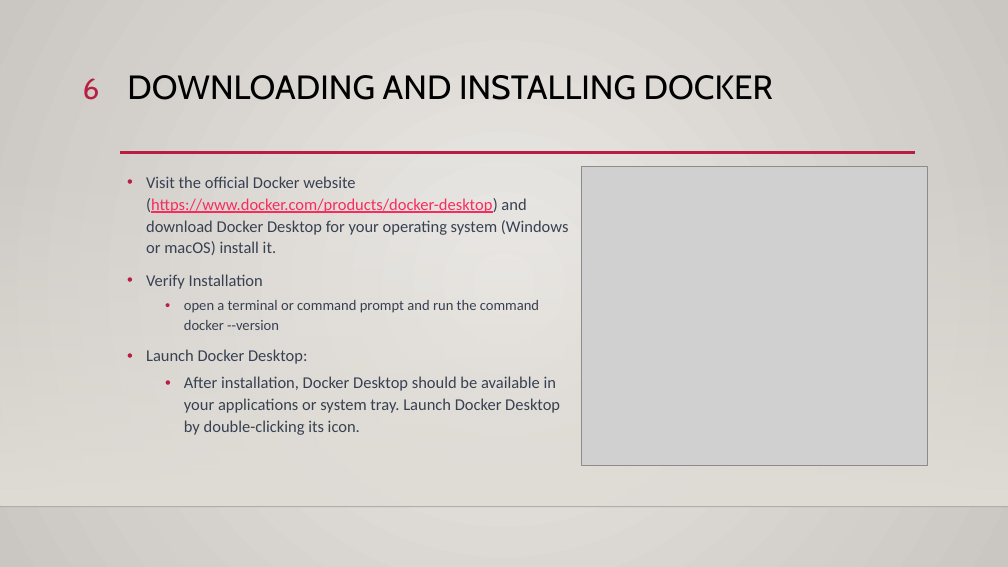
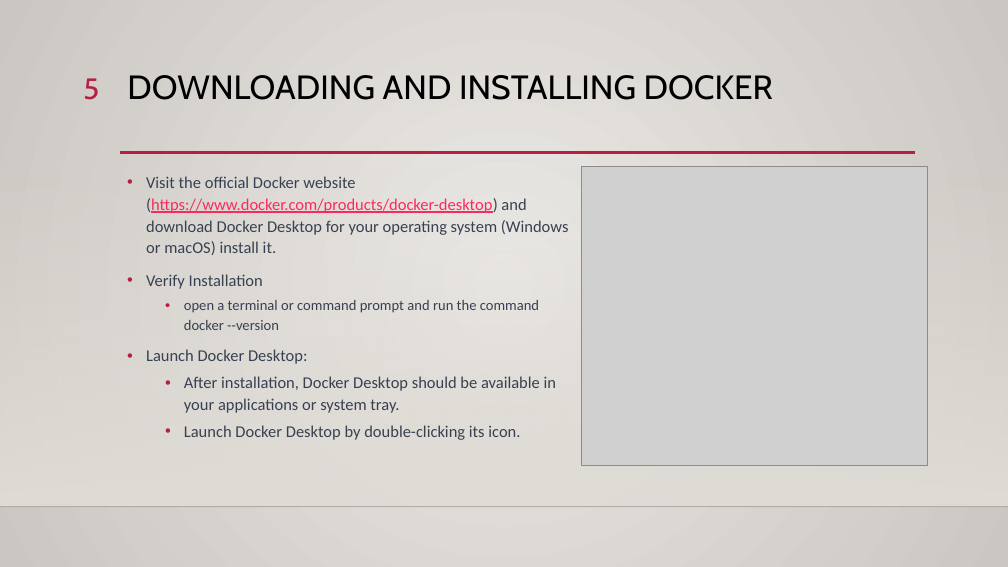
Before and after one commit to ddum-sutd/docker_workshop, a slide deck: slide 5 of Docker_workshop.pptx (slide 6 before the commit). Drawn at 1008x567 pixels with LibreOffice and Linux fonts; fonts in the diff are those of the drawing; grey boxes stand for pictures; background and template pictures are left out. Boxes give left, top, right and bottom in pixels: in the first picture for what was removed or moved away, otherwise in the second. Text is boxed around its words. In the diff, an @@ line names an element or a change of style, - is before the commit and + after.

```diff
--- a/Docker_workshop.pptx
+++ b/Docker_workshop.pptx
@@ page number at <box>83,78,99,100</box>: text changed @@
-6
+5
@@ text at <box>184,376,556,440</box>: text changed @@
-  • After installation, Docker Desktop should be available in your applications or system tray. Launch Docker Desktop by double-clicking its icon.
+  • After installation, Docker Desktop should be available in your applications or system tray.
+  • Launch Docker Desktop by double-clicking its icon.
```
Also in this commit, not shown: 11 other slides changed, 1 slide added.
